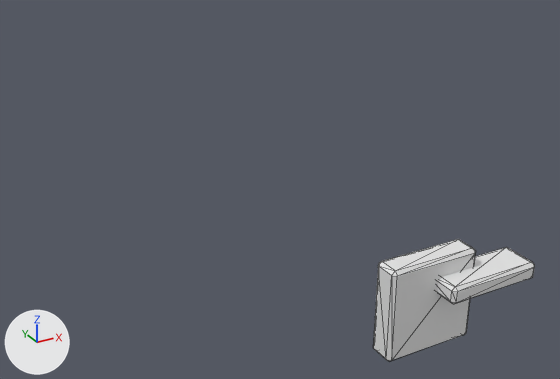
One commit to the glTF model assets/source/buildings/directorate/sources/logistics/supply_depot/kit/damaged_dock.gltf: the scene before it, then after it.
Camera for both pictures: a 50 mm lens placed at (-0.221, -0.933, 0.01), pointed at (0.102, -0.346, -0.284). Every picture has the same lights, and +X, +Y and +Z are marked at lower left. The first picture is the older version. Mesh edges are drawn as thin lines. Vertices at exactly the same position are counted once.

Names of what the first picture shows: 'damaged_dock'.
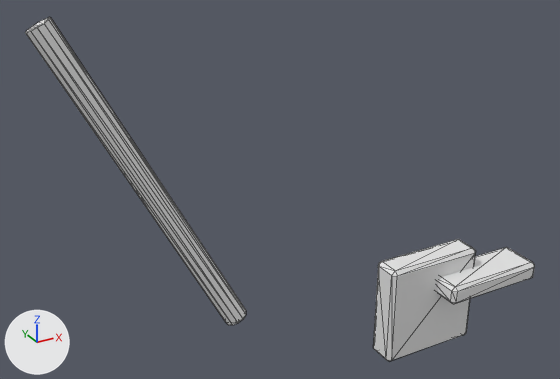
What changed in the scene script:
```text
Change me_damaged_dock:
    used by ob_damaged_dock; location = (0.0, 0.0, 0.0)
    remove me_damaged_dock.from_pydata(...)  # 48 vertices, 88 faces; spans x 0.185..0.35, y -0.445..-0.39, z -0.465..-0.36
    add me_damaged_dock.from_pydata(...)  # 72 vertices, 132 faces; spans x -0.1..0.35, y -0.445..-0.278, z -0.465..-0.114
    me_damaged_dock part 1: a new loose piece of 24 vertices spanning x -0.1..0.07, y -0.342..-0.278, z -0.426..-0.114
```

Changed parts and their boxes (x1, y1, x2, y2) in the pictures (560 x 379 px):
'damaged_dock', reshaped (215% wider, 180% taller): before (373, 239, 534, 361); after (25, 17, 534, 361)
part 1 of me_damaged_dock, added: after (25, 17, 246, 325)
